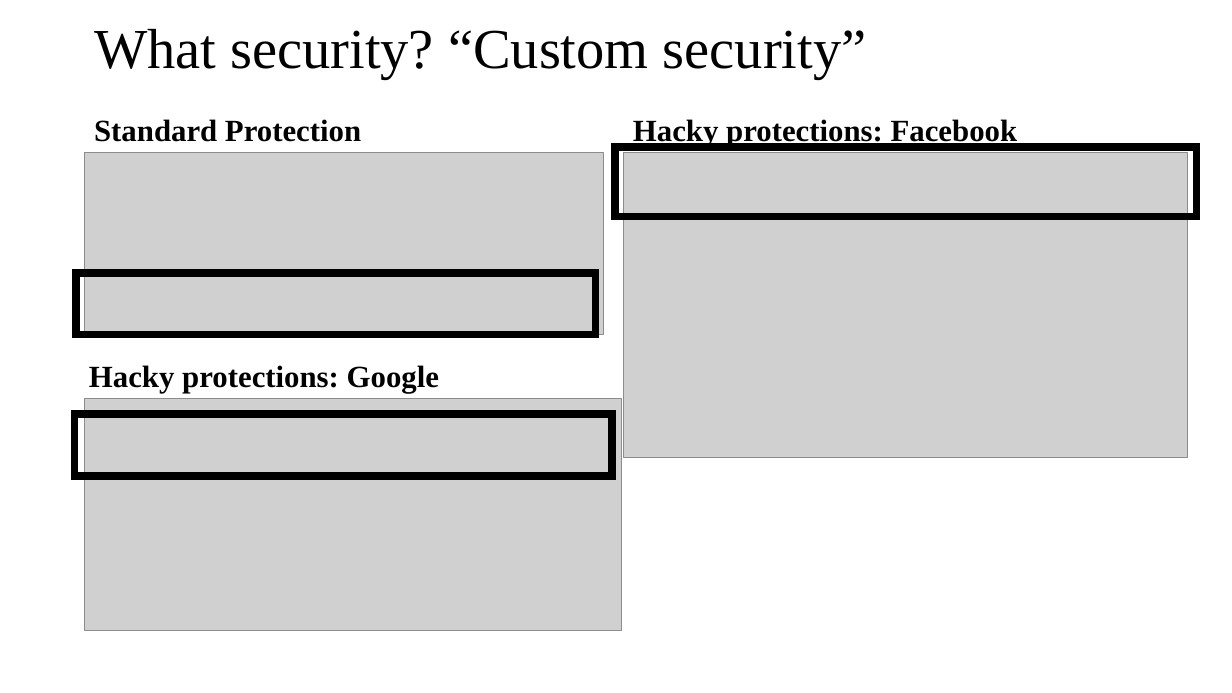
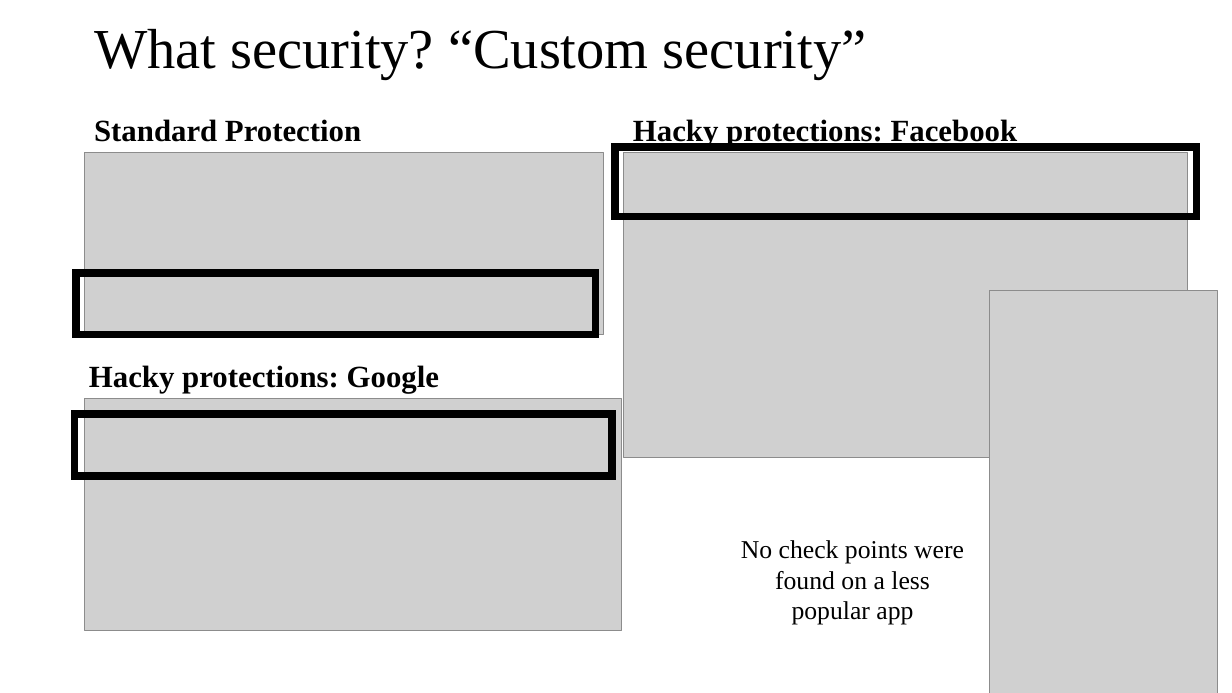
Before and after one commit to prajitdas/AndroidAnalytics, a slide deck: slide 5 of documentation/presentations/MITRE Term end Presentation/MITRE Term end Presentation.pptx (slide 4 before the commit). Drawn at 1232x693 pixels with LibreOffice and Linux fonts; fonts in the diff are those of the drawing; grey boxes stand for pictures. Boxes give left, top, right and bottom in pixels: in the first picture for what was removed or moved away, otherwise in the second. Text is boxed around its words. In the diff, an @@ line names an element or a change of style, - is before the commit and + after.

```diff
--- a/documentation/presentations/MITRE Term end Presentation/MITRE Term end Presentation.pptx
+++ b/documentation/presentations/MITRE Term end Presentation/MITRE Term end Presentation.pptx
@@ picture added at bbox=[990, 290, 1218, 693] @@
@@ text added at bbox=[741, 540, 964, 625], 20 pt, text #000000 @@
+No check points were found on a less popular app
```
Also in this commit, not shown: 1 other slide changed, 1 slide added.
